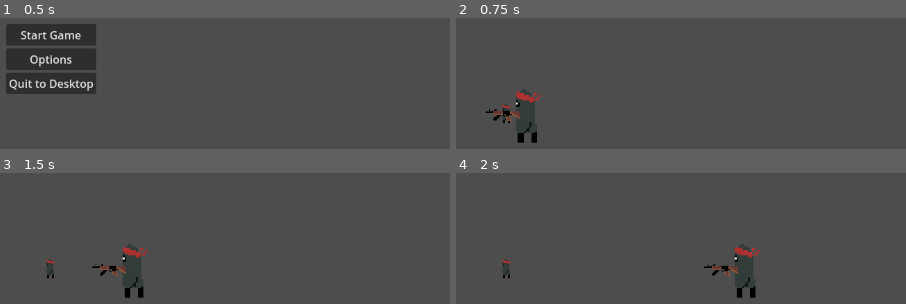
Above: before the commit, frames 1-4 (two rows, left to right).
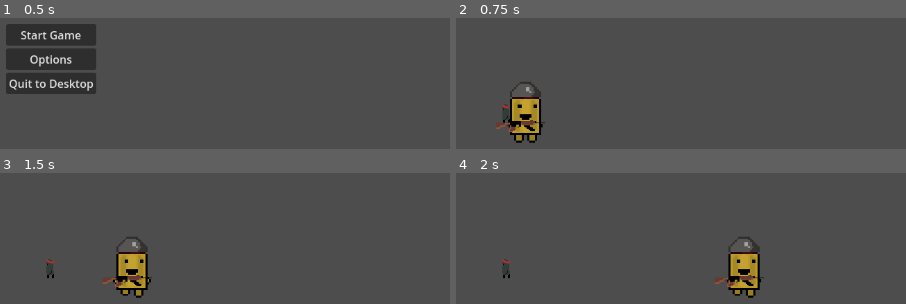
Above: after the commit, the same moments.

Repository: bwoodward523/Sporo
Game: Godot game, scene res://Menu.tscn
The game is run twice, just before and just after one commit, with the same random seed, the same clock (stepped at 60 frames per second) and the same inputs.
Inputs (mouse positions are in pixels of both pictures, inside the frame that each line leads up to):
- Up to frame 1 (0.5 s): no input
- Up to frame 2 (0.75 s): click "Start Game" at 0.5 s
- Up to frame 3 (1.5 s): tap Enter (ui_accept) at 1.25 s; move the mouse to (225, 192) at 1.27 s; hold D (moveRight) from 1.28 s (still down); click (225, 192) at 1.35 s
- Up to frame 4 (2 s): keep holding D (moveRight); tap Enter (ui_accept) at 1.52 s

Frame 1 is identical in both runs. In frame 2, 2.9% of the frame differs, in the area x 6-20%, y 48-96%; in frame 3, 2.9%, in the area x 20-34%, y 48-96%; in frame 4, 2.9%.

Commit message:
walk animation

Diff:
--- a/Scenes/player.gd
+++ /dev/null
@@ -1,28 +0,0 @@
-extends CharacterBody2D
-const SPEED = 450
-var canShoot = false
-var dirFace = 1
-func _physics_process(delta):
-	var direction = Input.get_vector("moveLeft", "moveRight", "moveUp", "moveDown")
-
-
-	canShoot = Input.is_action_just_pressed("shoot")
-	if(canShoot):
-		print("WooHoo we shootin")
-
-	var transform1= $Rifle.get_transform()
-	velocity = direction * SPEED
-	if direction:
-		if velocity.x > 0:
-			#$CharacterBody2D.set_scale
-			print("we move right")
-			#scale.x = scale*-1.0
-			#$Rifle.move_local_x(-transform1, true)
-		elif velocity.x < 0:
-			print("we move right")
-			#$Sprite2D.flip_h = false
-			#scale.x = 1
-			#$Rifle.move_local_x(transform1, true)
-
-	move_and_slide()
-	pass
--- a/Scenes/player.tscn
+++ b/Scenes/player.tscn
@@ -1,24 +1,125 @@
-[gd_scene load_steps=5 format=3 uid="uid://dn6uq6347k7k8"]
+[gd_scene load_steps=9 format=3 uid="uid://whd11j441bhe"]
 
-[ext_resource type="Script" path="res://Scenes/player.gd" id="1_7a0hd"]
-[ext_resource type="Texture2D" uid="uid://m81oyjg0p6o2" path="res://BootyNinja.png" id="2_0mu3q"]
-[ext_resource type="Texture2D" uid="uid://c72qd3p7md3qe" path="res://AR.png" id="3_sotbq"]
+[ext_resource type="Texture2D" uid="uid://2q5lrp74xdxl" path="res://Assets/MainBulletSpriteSheet.png" id="2_rr0v0"]
+[ext_resource type="Texture2D" uid="uid://c72qd3p7md3qe" path="res://Assets/AR.png" id="3_0f8ul"]
+
+[sub_resource type="GDScript" id="GDScript_2vypb"]
+script/source = "extends CharacterBody2D
+@onready var _animation_player = $AnimationPlayer
+const SPEED = 450
+var canShoot = false
+var dirFace = 1
+func _physics_process(delta):
+	var direction = Input.get_vector(\"moveLeft\", \"moveRight\", \"moveUp\", \"moveDown\")
+
+
+	canShoot = Input.is_action_just_pressed(\"shoot\")
+	if(Input.is_key_pressed(KEY_ESCAPE)):
+		get_tree().change_scene_to_file(\"res://Menu.tscn\")
+	if(canShoot):
+		print(\"WooHoo we shootin\")
+
+	velocity = direction * SPEED
+
+	if Input.is_action_pressed(\"moveRight\"):
+		_animation_player.play(\"walk\")
+		$Sprite2D.flip_h = false
+		$Sprite2D/Rifle.flip_h = true
+	elif Input.is_action_pressed(\"moveLeft\"):
+		_animation_player.play(\"walk\")
+		$Sprite2D.flip_h = true
+		$Sprite2D/Rifle.flip_h = false
+	else:
+		_animation_player.play(\"RESET\")
+	if direction:
+		if velocity.x > 0:
+			#$CharacterBody2D.set_scale
+			print(\"we move right\")
+
+			#scale.x = scale*-1.0
+			#$Rifle.move_local_x(-transform1, true)
+		elif velocity.x < 0:
+			print(\"we move left\")
+
+			#$Sprite2D.flip_h = false
+			#scale.x = 1
+			#$Rifle.move_local_x(transform1, true)
+
+	move_and_slide()
+	pass
+
+"
 
 [sub_resource type="CapsuleShape2D" id="CapsuleShape2D_fba2d"]
 radius = 7.0
 height = 42.0
 
+[sub_resource type="Animation" id="Animation_mlbch"]
+resource_name = "walk"
+length = 0.8
+loop_mode = 1
+tracks/0/type = "value"
+tracks/0/imported = false
+tracks/0/enabled = true
+tracks/0/path = NodePath("Sprite2D:frame")
+tracks/0/interp = 1
+tracks/0/loop_wrap = true
+tracks/0/keys = {
+"times": PackedFloat32Array(0, 0.1, 0.2, 0.3, 0.4, 0.5, 0.6, 0.7),
+"transitions": PackedFloat32Array(1, 1, 1, 1, 1, 1, 1, 1),
+"update": 1,
+"values": [0, 1, 2, 3, 4, 5, 6, 6]
+}
+
+[sub_resource type="Animation" id="Animation_l28nw"]
+length = 0.001
+tracks/0/type = "value"
+tracks/0/imported = false
+tracks/0/enabled = true
+tracks/0/path = NodePath("Sprite2D:frame")
+tracks/0/interp = 1
+tracks/0/loop_wrap = true
+tracks/0/keys = {
+"times": PackedFloat32Array(0),
+"transitions": PackedFloat32Array(1),
+"update": 1,
+"values": [6]
+}
+
+[sub_resource type="Animation" id="Animation_xm3ld"]
+resource_name = "idle"
+length = 0.1
+
+[sub_resource type="AnimationLibrary" id="AnimationLibrary_7mfy0"]
+_data = {
+"RESET": SubResource("Animation_l28nw"),
+"idle": SubResource("Animation_xm3ld"),
+"walk": SubResource("Animation_mlbch")
+}
+
 [node name="CharacterBody2D" type="CharacterBody2D"]
 scale = Vector2(1.525, 1.525)
-script = ExtResource("1_7a0hd")
+script = SubResource("GDScript_2vypb")
 
 [node name="Sprite2D" type="Sprite2D" parent="."]
 scale = Vector2(1.8125, 1.8125)
-texture = ExtResource("2_0mu3q")
+texture = ExtResource("2_rr0v0")
+hframes = 7
+frame = 6
+
+[node name="Rifle" type="Sprite2D" parent="Sprite2D"]
+position = Vector2(3.97965, 2.17072)
+scale = Vector2(0.808847, 0.551724)
+texture = ExtResource("3_0f8ul")
+centered = false
+offset = Vector2(-25.2738, -9.18033)
+flip_h = true
 
 [node name="CollisionShape2D" type="CollisionShape2D" parent="."]
 shape = SubResource("CapsuleShape2D_fba2d")
 
-[node name="Rifle" type="Sprite2D" parent="."]
-position = Vector2(-23.3333, 0.666667)
-texture = ExtResource("3_sotbq")
+[node name="AnimationPlayer" type="AnimationPlayer" parent="."]
+libraries = {
+"": SubResource("AnimationLibrary_7mfy0")
+}
+speed_scale = 2.0
--- a/TestWorld.tscn
+++ b/TestWorld.tscn
@@ -1,7 +1,7 @@
 [gd_scene load_steps=4 format=3 uid="uid://dhmsoifjhyut7"]
 
-[ext_resource type="Texture2D" uid="uid://m81oyjg0p6o2" path="res://BootyNinja.png" id="1_54hcg"]
-[ext_resource type="PackedScene" uid="uid://dn6uq6347k7k8" path="res://Scenes/player.tscn" id="2_qtbt2"]
+[ext_resource type="Texture2D" uid="uid://m81oyjg0p6o2" path="res://Assets/BootyNinja.png" id="1_54hcg"]
+[ext_resource type="PackedScene" uid="uid://whd11j441bhe" path="res://Scenes/player.tscn" id="2_qtbt2"]
 
 [sub_resource type="CircleShape2D" id="CircleShape2D_nbjoh"]
 radius = 20.0
Renamed: AR.png -> Assets/AR.png
Not shown, changed: Assets/AR.png.import
Renamed: BootyNinja.png -> Assets/BootyNinja.png
Not shown, added: Assets/BootyNinja.png.import
Binary file added: Assets/MainBullet.png
Not shown, changed: Assets/MainBullet.png.import
Binary file added: Assets/MainBulletSpriteSheet.png
Not shown, added: Assets/MainBulletSpriteSheet.png.import
